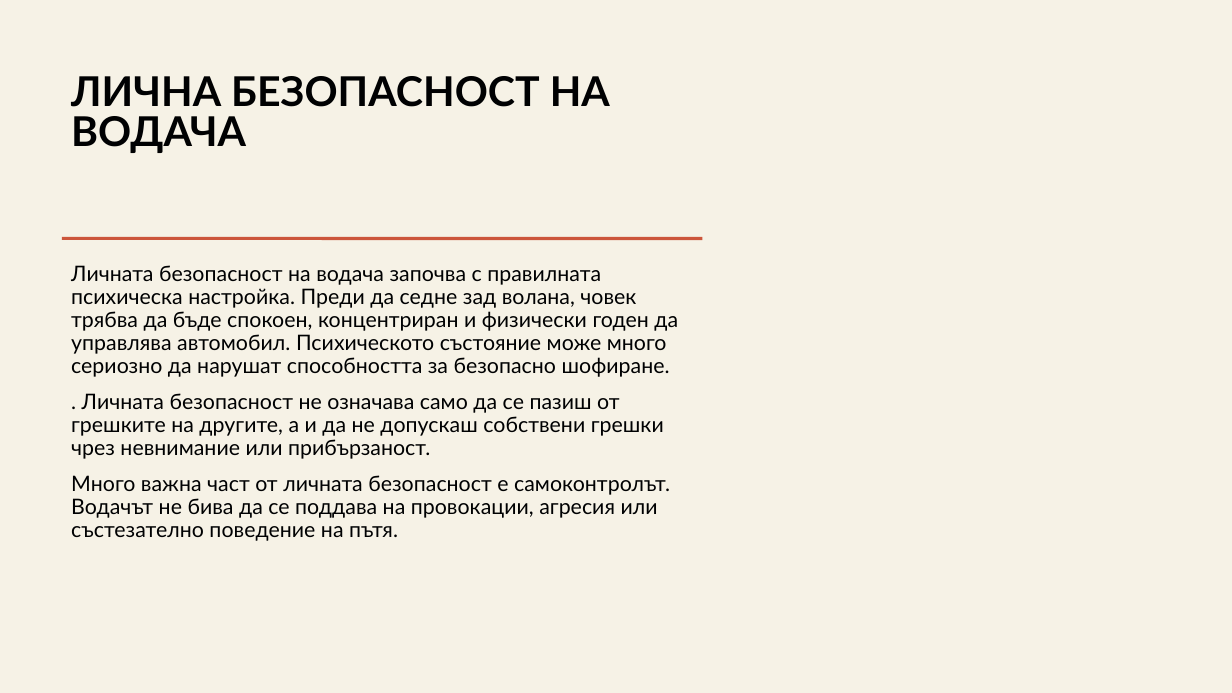
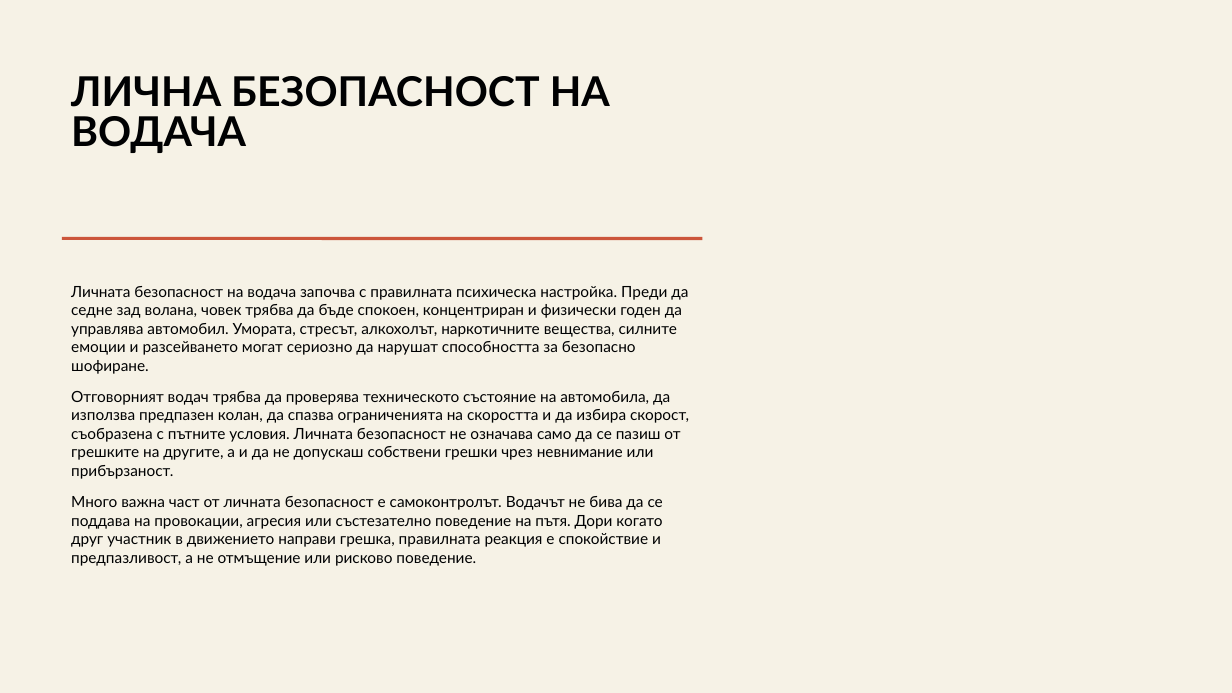
Before and after one commit to Mufonstars79/library753, a slide deck: slide 4 of files/pedagogika/Етика на водача Презентация.odp. Drawn at 1232x693 pixels with LibreOffice and Linux fonts; fonts in the diff are those of the drawing; grey boxes stand for pictures. Boxes give left, top, right and bottom in pixels: in the first picture for what was removed or moved away, otherwise in the second. Text is boxed around its words. In the diff, an @@ line names an element or a change of style, - is before the commit and + after.

Commit message:
Sync: Етика на водача Презентация.odp

```diff
--- a/files/pedagogika/Етика на водача Презентация.odp
+++ b/files/pedagogika/Етика на водача Презентация.odp
@@ text at box(71, 286, 689, 566): text changed; size 16.6 to 12 pt @@
-Личната безопасност на водача започва с правилната психическа настройка. Преди да седне зад волана, човек трябва да бъде спокоен, концентриран и физически годен да управлява автомобил. Психическото състояние може много сериозно да нарушат способността за безопасно шофиране.
-. Личната безопасност не означава само да се пазиш от грешките на другите, а и да не допускаш собствени грешки чрез невнимание или прибързаност.
-Много важна част от личната безопасност е самоконтролът. Водачът не бива да се поддава на провокации, агресия или състезателно поведение на пътя.
+Личната безопасност на водача започва с правилната психическа настройка. Преди да седне зад волана, човек трябва да бъде спокоен, концентриран и физически годен да управлява автомобил. Умората, стресът, алкохолът, наркотичните вещества, силните емоции и разсейването могат сериозно да нарушат способността за безопасно шофиране.
+Отговорният водач трябва да проверява техническото състояние на автомобила, да използва предпазен колан, да спазва ограниченията на скоростта и да избира скорост, съобразена с пътните условия. Личната безопасност не означава само да се пазиш от грешките на другите, а и да не допускаш собствени грешки чрез невнимание или прибързаност.
+Много важна част от личната безопасност е самоконтролът. Водачът не бива да се поддава на провокации, агресия или състезателно поведение на пътя. Дори когато друг участник в движението направи грешка, правилната реакция е спокойствие и предпазливост, а не отмъщение или рисково поведение.
```
Also in this commit, not shown: 7 other slides changed.
